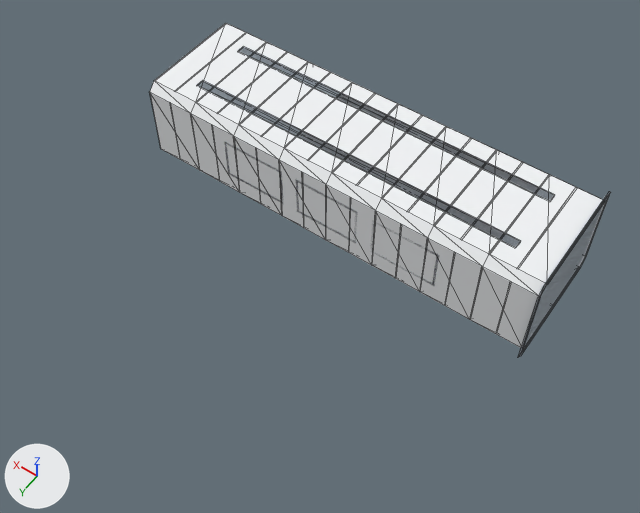
An edit to the glTF model public/models/tunnel-university.glb, drawn before and after from the same camera.
Rendered twice from a camera (50 mm lens) standing at (-5.84, 9.56, 11.81) and looking at (-0.28, 1.78, -0.41). The axes (+X, +Y, +Z) are drawn at lower left. The lights are the same throughout. The first picture is the older version. Mesh edges are drawn as thin lines on the coarser meshes. Where no turn or scale is listed for an object, it has been applied to the vertices. Vertices at exactly the same position are counted once.

In view in the first picture: 'LightHousings', 'Screen', 'Shell', 'WindowFrames' and 2 more.
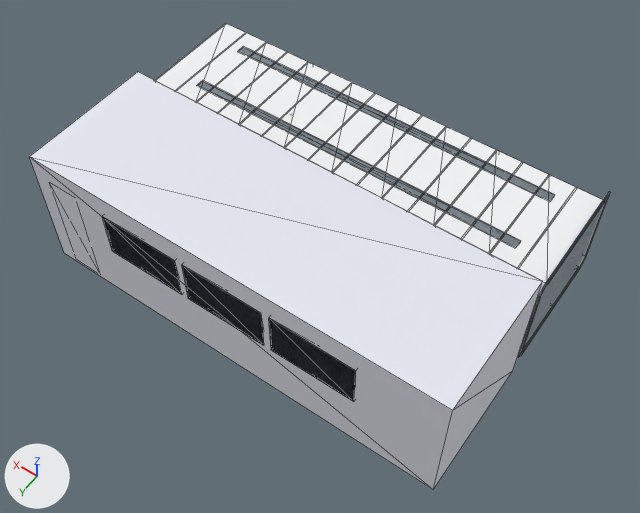
Boxes (x1, y1, x2, y2) around the edits, measured in the pictures (640 x 513 px):
'RoomWalls', added
    after: (29, 72, 543, 489)
'Shell', reshaped
    before: (150, 23, 606, 348)
    after: (155, 23, 606, 348)
'RoomKit', added
    after: (102, 217, 356, 402)
part 1 of me_shell, deleted
    before: (150, 92, 539, 348)

Edits to the bpy script that builds the scene:
```text
Add mat_kit:
    mat_kit = principled_material('Kit')
    mat_kit.base_color = (0.0273, 0.0343, 0.0648)  # dark blue #2e3448
Add mat_roomwall:
    mat_roomwall = principled_material('RoomWall')
    mat_roomwall.base_color = (0.791, 0.815, 0.888)  # white #e6e9f2
    mat_roomwall.roughness = 0.8
Change me_shell:
    used by ob_shell; location = (0.0, 0.0, 0.0)
    remove me_shell.from_pydata(...)  # 72 vertices, 128 faces; spans x -4.0..4.0, y -1.2..1.2, z -0.9..0.9
    add me_shell.from_pydata(...)  # 72 vertices, 112 faces; spans x -4.0..4.0, y -1.2..1.2, z -0.9..0.9
    me_shell part 1
    16 faces are deleted
Add me_roomkit:
    me_roomkit.from_pydata(...)  # 480 vertices, 720 faces; spans x -2.48..3.71, y 1.64..3.98, z -1.2..0.9
    me_roomkit.materials.append(mat_kit)  # dark blue #2e3448
Add me_roomwalls:
    me_roomwalls.from_pydata([(-4.0, 3.98, -1.2), (4.0, 3.98, -1.2), (4.0, 3.98, 1.35), (-4.0, 3.98, 1.35), (-4.0, 1.38, -1.2), (-4.0, 1.38, 1.35), (4.0, 1.38, -1.2), (4.0, 1.38, 1.35)], [], [(0, 1, 2), (0, 2, 3), (4, 0, 3), (4, 3, 5), (6, 7, 2), (6, 2, 1), (5, 3, 2), (5, 2, 7)])
    me_roomwalls.materials.append(mat_roomwall)  # white #e6e9f2
Add ob_roomkit:
    ob_roomkit = bpy.data.objects.new('RoomKit', me_roomkit)
    ob_roomkit.location = (0.0, 0.0, 0.0)
Add ob_roomwalls:
    ob_roomwalls = bpy.data.objects.new('RoomWalls', me_roomwalls)
    ob_roomwalls.location = (0.0, 0.0, 0.0)
```
